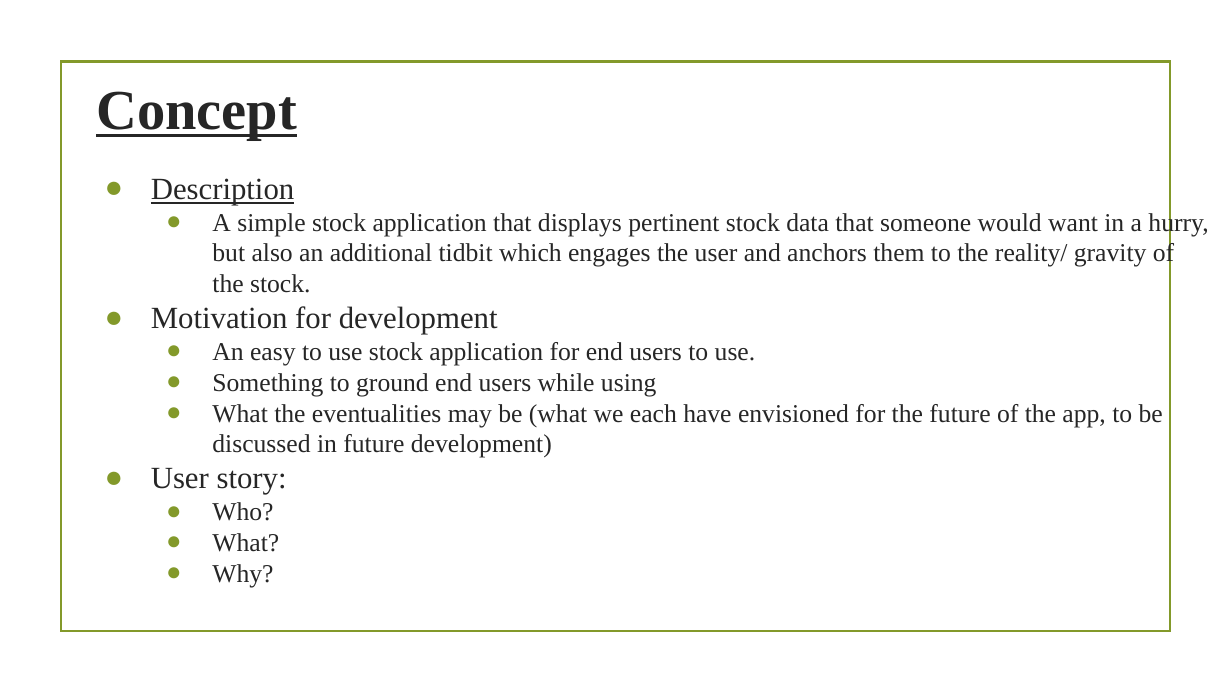
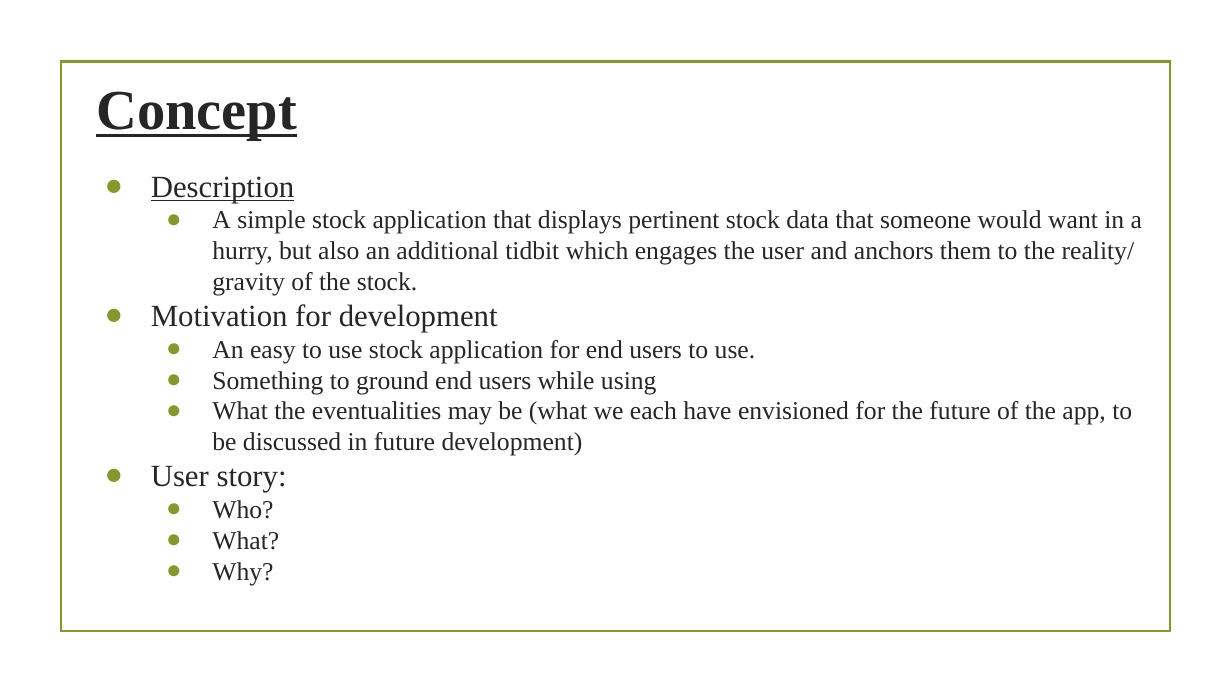
Before and after one commit to StevenTraboulay/StockApp.github.io, a slide deck: slide 3 of Rough work/Project Presentation.pptx. Drawn at 1232x693 pixels with LibreOffice and Linux fonts; fonts in the diff are those of the drawing; background and template pictures are left out. Boxes give left, top, right and bottom in pixels: in the first picture for what was removed or moved away, otherwise in the second. Text is boxed around its words. In the diff, an @@ line names an element or a change of style, - is before the commit and + after.

```diff
--- a/Rough work/Project Presentation.pptx
+++ b/Rough work/Project Presentation.pptx
@@ text "Description" rewrapped from [151,178,1208,587] to [151,176,1142,585] @@
```
Also in this commit, not shown: 1 other file.
